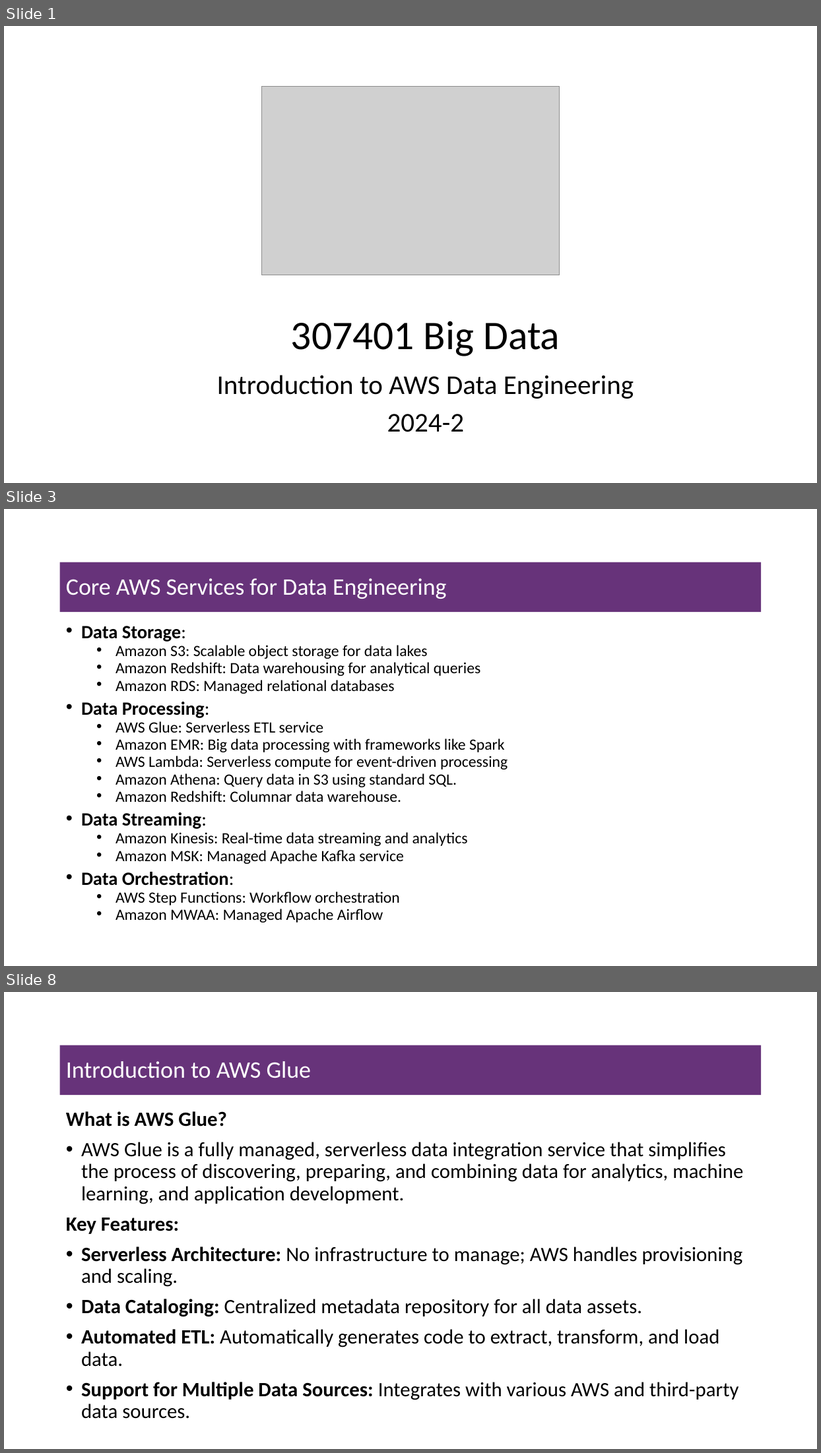
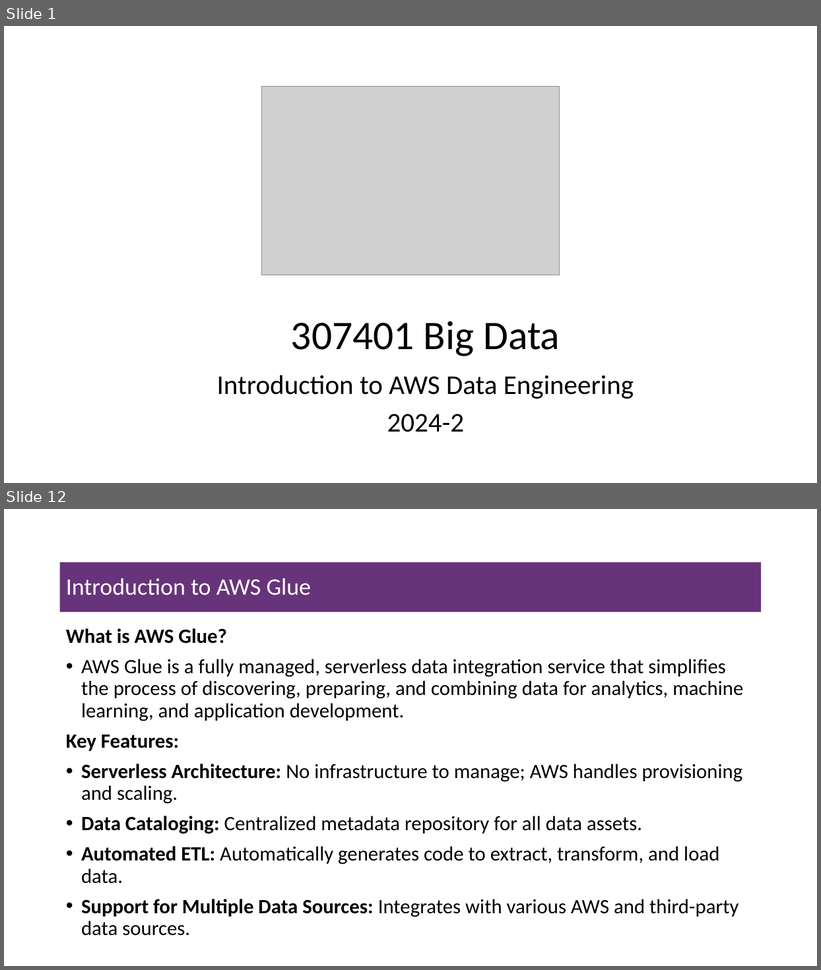
Before and after one commit to msfasha/307401-Big-Data, a slide deck: lecture_notes/section_3_introduction_to_amazon_aws/3-2-Introduction to AWS Data Engineering.pptx. Shown one above the other, each under a label of ours: slides 1, 3 and 8 before the commit, slides 1 and 12 after it; the slides between them are not shown. The pictures are 821x1453 and 821x970 pixels, drawn with LibreOffice and Linux fonts; fonts in the diff are those of the drawing; grey boxes stand for pictures; background and template pictures are left out. Boxes give left, top, right and bottom in pixels: in the first picture for what was removed or moved away, otherwise in the second. Text is boxed around its words. In the diff, an @@ line names an element or a change of style, - is before the commit and + after.

Commit message:
include data engineering concepts

```diff
--- a/lecture_notes/section_3_introduction_to_amazon_aws/3-2-Introduction to AWS Data Engineering.pptx
+++ b/lecture_notes/section_3_introduction_to_amazon_aws/3-2-Introduction to AWS Data Engineering.pptx
@@ slide 3 removed at [4,509,817,966], background #FFFFFF @@
@@ title removed at [60,562,762,612] @@
-Core AWS Services for Data Engineering
@@ text removed at [81,626,508,923] @@
-• Data Storage:
-  • Amazon S3: Scalable object storage for data lakes
-  • Amazon Redshift: Data warehousing for analytical queries
-  • Amazon RDS: Managed relational databases
-• Data Processing:
-  • AWS Glue: Serverless ETL service
-  • Amazon EMR: Big data processing with frameworks like Spark
-  • AWS Lambda: Serverless compute for event-driven processing
-  • Amazon Athena: Query data in S3 using standard SQL.
-  • Amazon Redshift: Columnar data warehouse.
-• Data Streaming:
-  • Amazon Kinesis: Real-time data streaming and analytics
-  • Amazon MSK: Managed Apache Kafka service
-• Data Orchestration:
-  • AWS Step Functions: Workflow orchestration
-  • Amazon MWAA: Managed Apache Airflow
@@ what was slide 8 is now slide 12 @@
```
Also in this commit, not shown: 1 slide changed, 9 slides added, 3 other slides removed, 1 other file.
